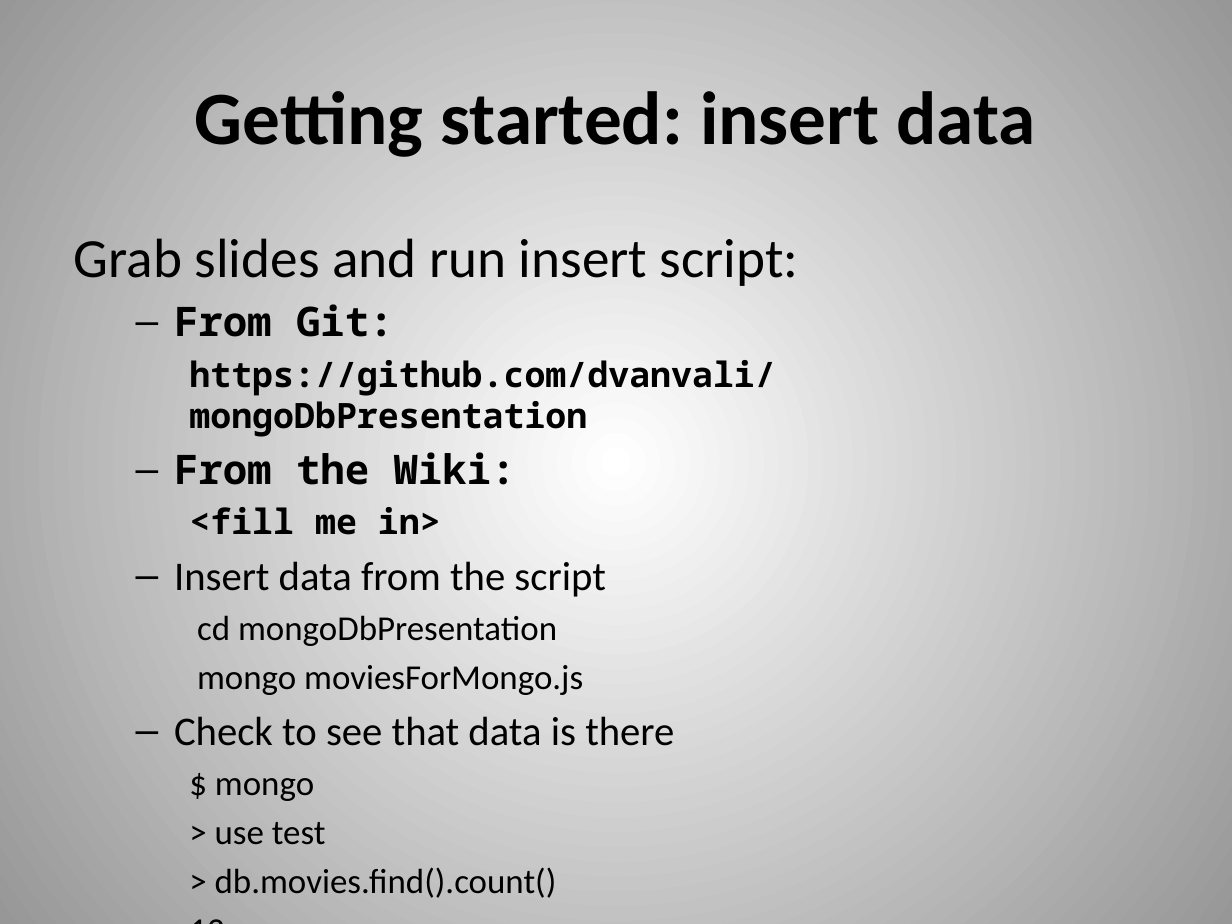
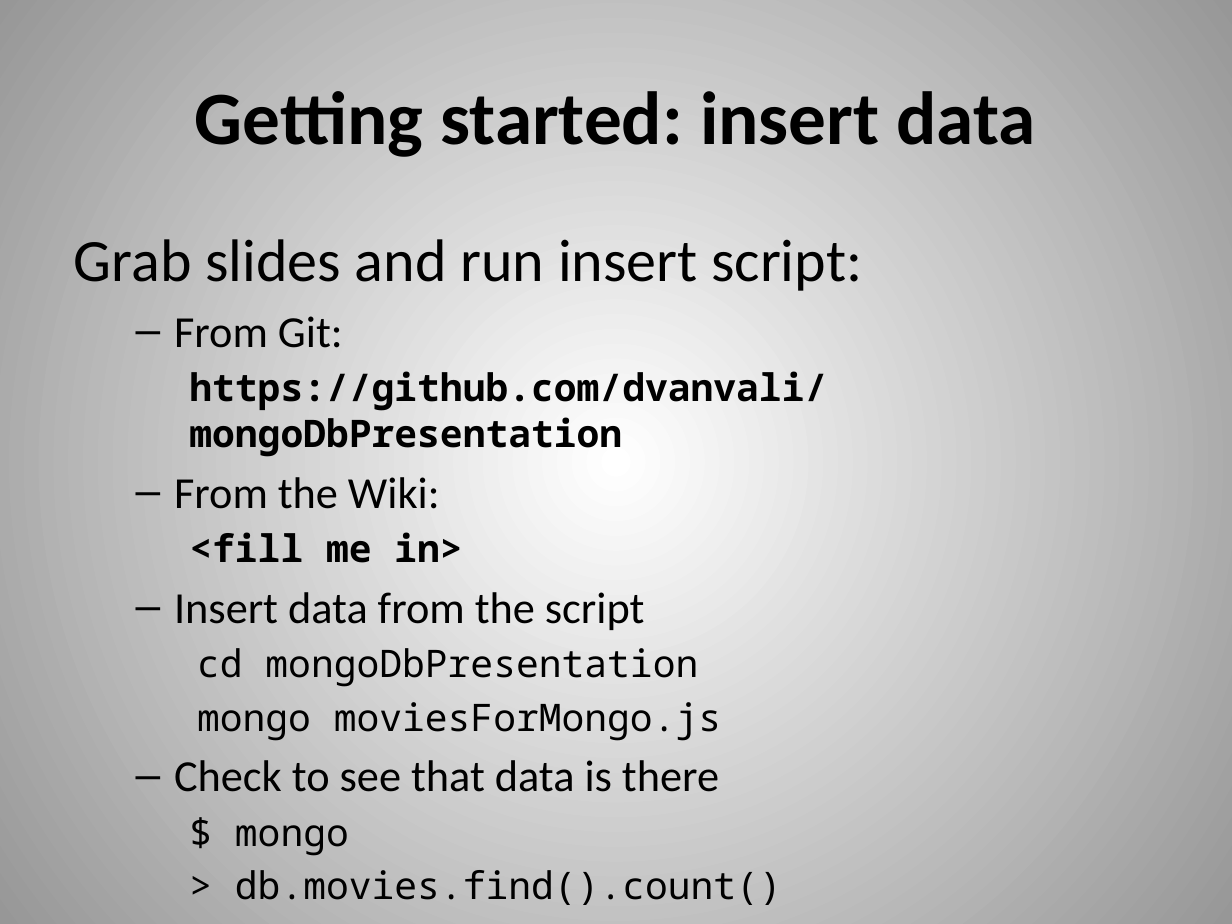
Before and after one commit to dvanvali/mongoDbPresentation, a slide deck: slide 11 of MongoDBChanges.pptx. Drawn at 1232x924 pixels with LibreOffice and Linux fonts; fonts in the diff are those of the drawing. Boxes give left, top, right and bottom in pixels: in the first picture for what was removed or moved away, otherwise in the second. Text is boxed around its words. In the diff, an @@ line names an element or a change of style, - is before the commit and + after.

```diff
--- a/MongoDBChanges.pptx
+++ b/MongoDBChanges.pptx
@@ text "Grab slides and run insert ..." at bbox=[74, 239, 862, 905]: size 32.3 to 35.1 pt in "Grab slides and run insert script:"; size 23.8 to 25.9 pt in "From Git:", "From the Wiki:", "Insert data from the script", "Check to see that data is there"; font Noto Sans Mono to Calibri, bold off in "From Git:", "From the Wiki:"; size 20.4 to 22.2 pt in "https://github.com/dvanvali/mongoDbPresentation", "<fill me in>", "cd mongoDbPresentation", "mongo moviesForMongo.js" and 3 more places; font Calibri to Noto Sans Mono in "cd mongoDbPresentation", "mongo moviesForMongo.js", "$ mongo", "> db.movies.find().count()" and 1 more places @@
@@ text at bbox=[215, 822, 326, 845]: paragraph removed @@
-    > use test
```
Also in this commit, not shown: 4 other slides changed, 1 slide removed.
